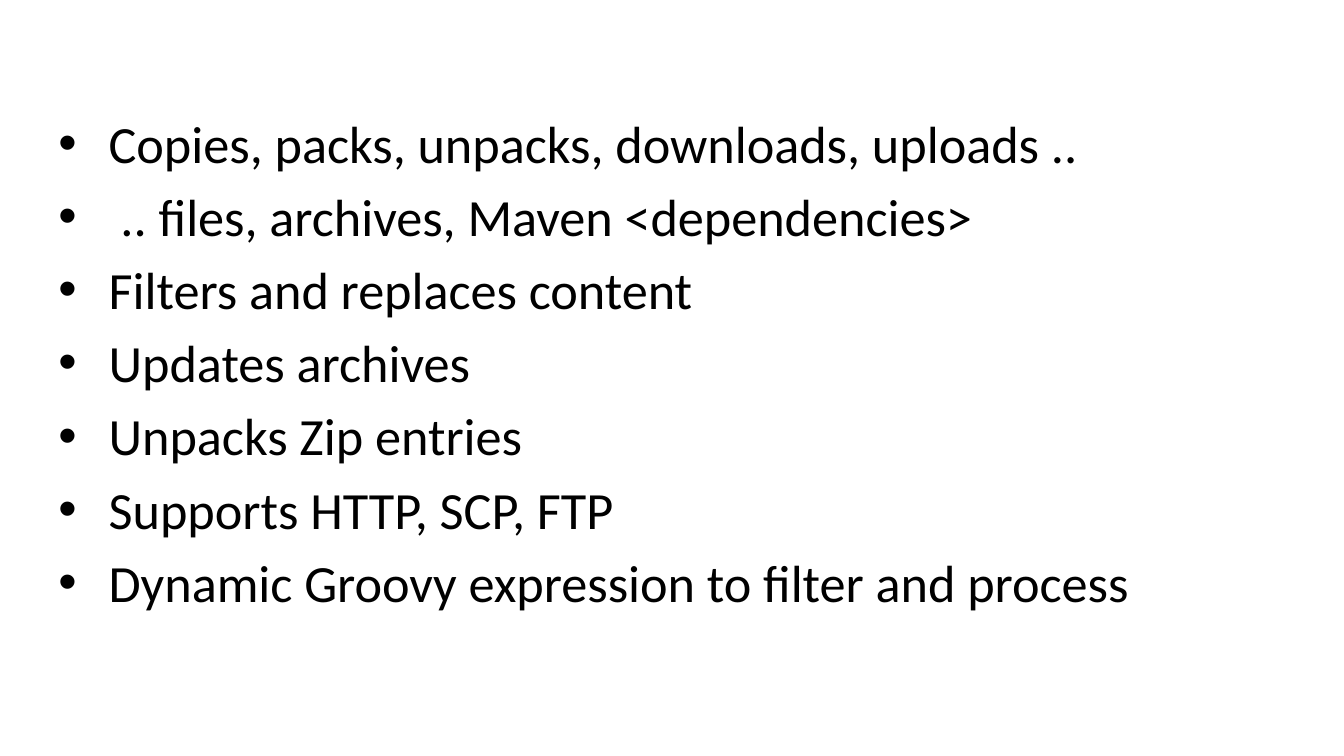
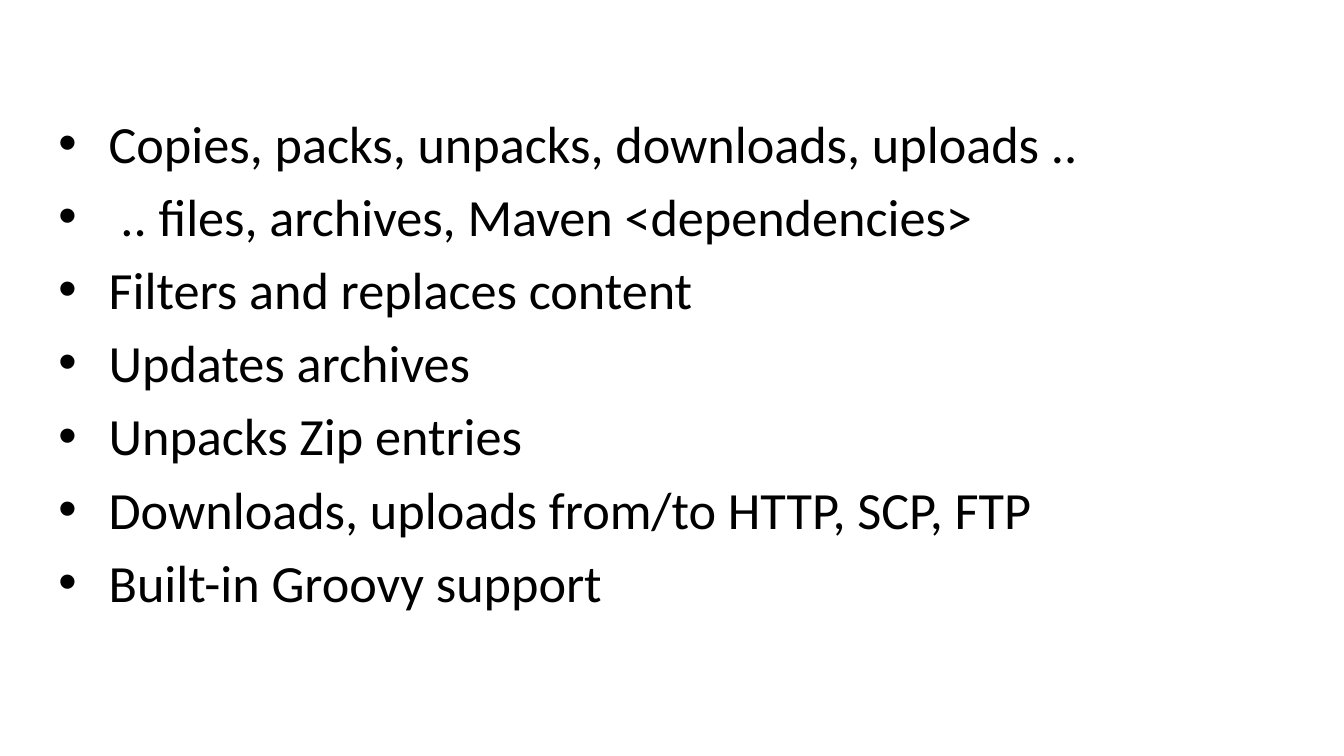
Before and after one commit to evgeny-goldin/maven-plugins, a slide deck: slide 6 of maven-plugins.pptx. Drawn at 1344x756 pixels with LibreOffice and Linux fonts; fonts in the diff are those of the drawing; background and template pictures are left out. Boxes give left, top, right and bottom in pixels: in the first picture for what was removed or moved away, otherwise in the second. Text is boxed around its words. In the diff, an @@ line names an element or a change of style, - is before the commit and + after.

Commit message:
Presentation Update

```diff
--- a/maven-plugins.pptx
+++ b/maven-plugins.pptx
@@ text at [109,492,1031,611]: text changed @@
-• Supports HTTP, SCP, FTP
-• Dynamic Groovy expression to filter and process
+• Downloads, uploads from/to HTTP, SCP, FTP
+• Built-in Groovy support
```
Also in this commit, not shown: 5 other slides changed, 13 slides added.
